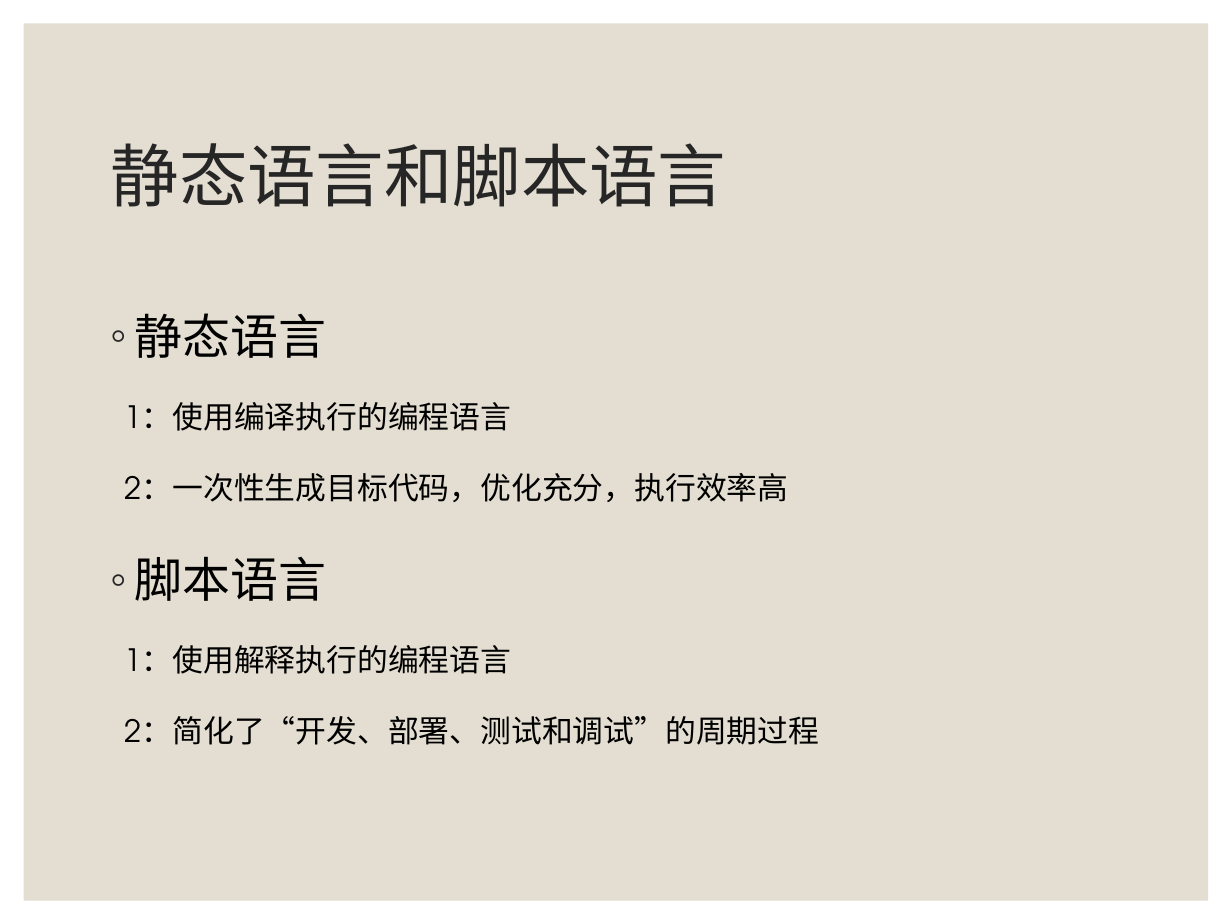
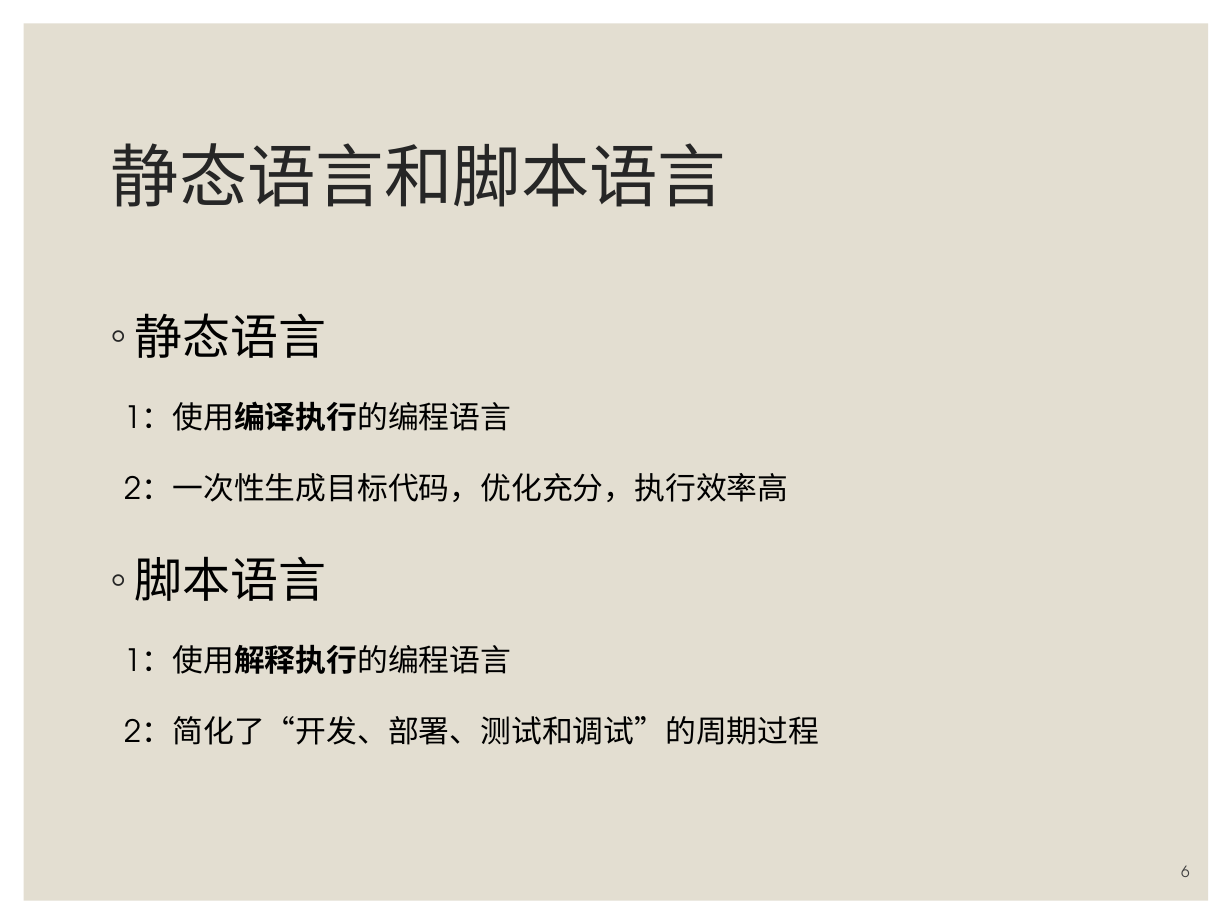
Before and after one commit to zhangjianzhang/programming_basics, a slide deck: slide 6 of files/slides/chapter_0_course_introduction.pptx (slide 5 before the commit). Drawn at 1232x924 pixels with LibreOffice and Linux fonts; fonts in the diff are those of the drawing. Boxes give left, top, right and bottom in pixels: in the first picture for what was removed or moved away, otherwise in the second. Text is boxed around its words. In the diff, an @@ line names an element or a change of style, - is before the commit and + after.

```diff
--- a/files/slides/chapter_0_course_introduction.pptx
+++ b/files/slides/chapter_0_course_introduction.pptx
@@ text at (x1=125, y1=401, x2=512, y2=674): bold on in "1：使用编译执行的编程语言", "1：使用解释执行的编程语言" @@
@@ page number added at (x1=1181, y1=865, x2=1190, y2=877), 9 pt, text #404040 @@
+6
```
Also in this commit, not shown: 7 other slides changed, 1 slide added, 8 other files.
